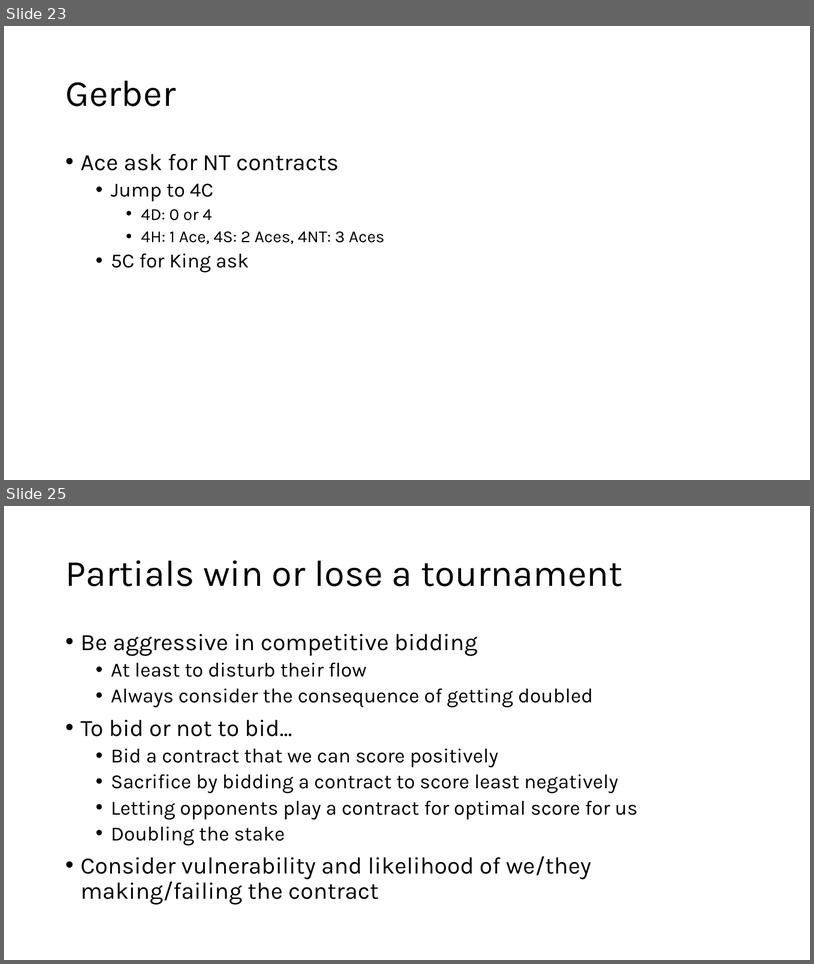
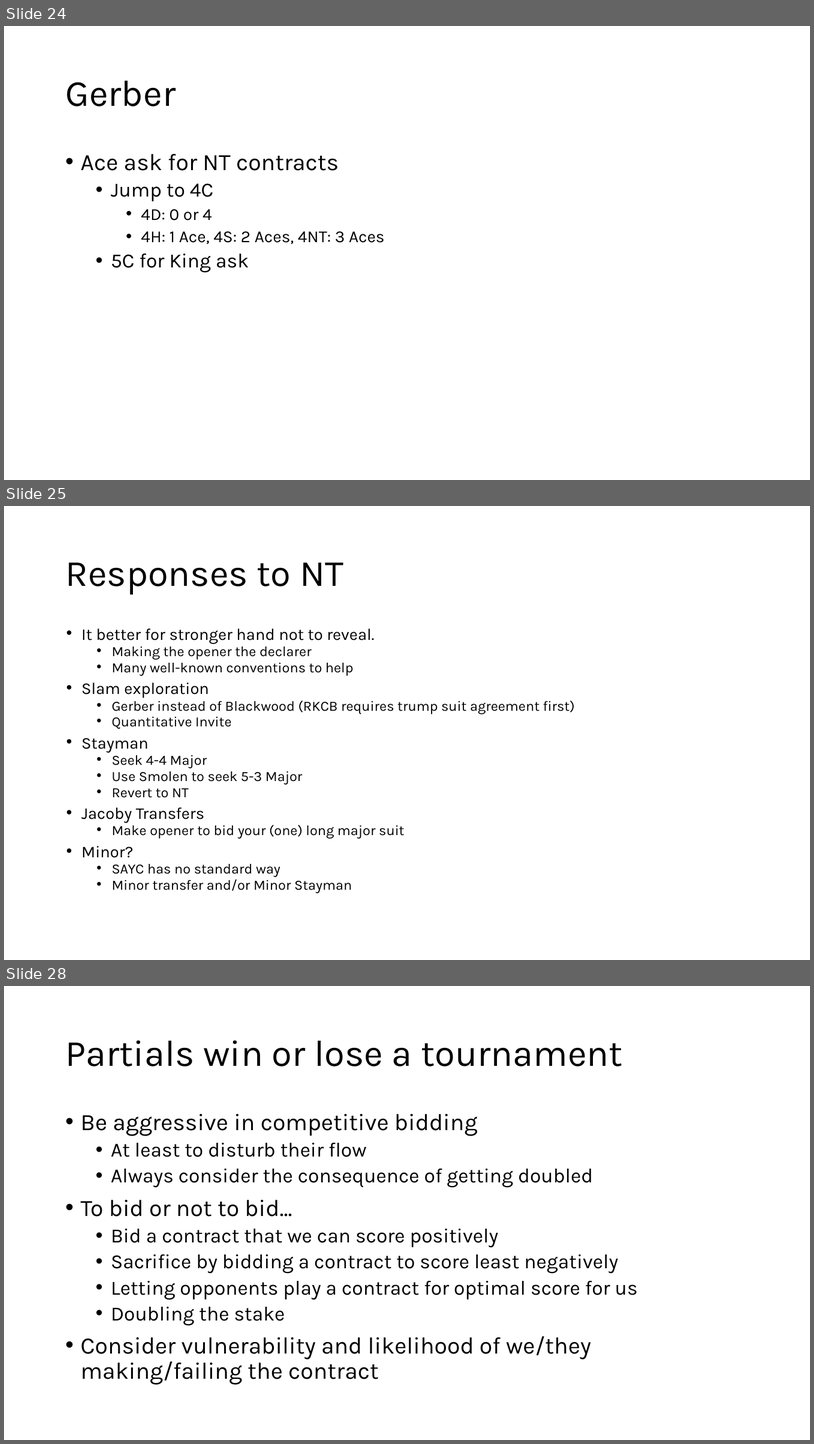
Before and after one commit to sywhub/bridge101, a slide deck: lectures.pptx. Shown one above the other, each under a label of ours: slides 23 and 25 before the commit, slides 24, 25 and 28 after it; the slides between them are not shown. The pictures are 814x964 and 814x1444 pixels, drawn with LibreOffice and Linux fonts; fonts in the diff are those of the drawing; background and template pictures are left out. Boxes give left, top, right and bottom in pixels: in the first picture for what was removed or moved away, otherwise in the second. Text is boxed around its words. In the diff, an @@ line names an element or a change of style, - is before the commit and + after.

```diff
--- a/lectures.pptx
+++ b/lectures.pptx
@@ slide 25 added at [4,506,810,960], background #FFFFFF @@
@@ title added at [65,562,344,595], 44 pt, text #000000 @@
+Responses to NT
@@ text added at [81,628,575,893], 16.8 pt, text #000000 @@
+• It better for stronger hand not to reveal.
+  • Making the opener the declarer
+  • Many well-known conventions to help
+• Slam exploration
+  • Gerber instead of Blackwood (RKCB requires trump suit agreement first)
+  • Quantitative Invite
+• Stayman
+  • Seek 4-4 Major
+  • Use Smolen to seek 5-3 Major
+  • Revert to NT
+• Jacoby Transfers
+  • Make opener to bid your (one) long major suit
+• Minor?
+  • SAYC has no standard way
+  • Minor transfer and/or Minor Stayman
@@ what was slide 23 is now slide 24 @@
@@ what was slide 25 is now slide 28 @@
```
Also in this commit, not shown: 6 slides changed, 2 other slides added, 2 other files.
